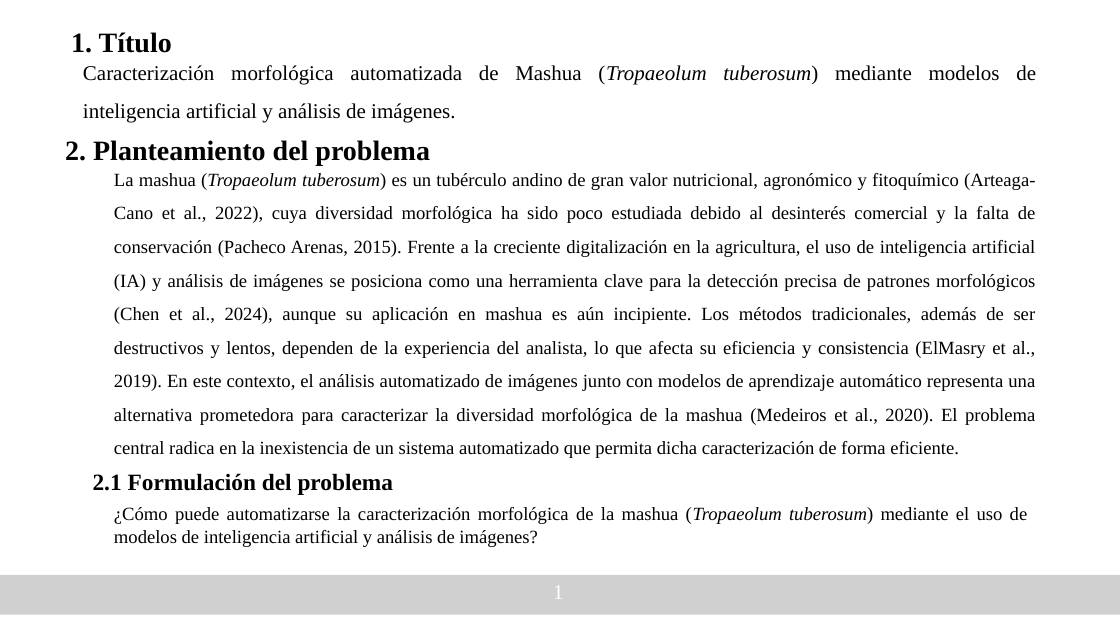
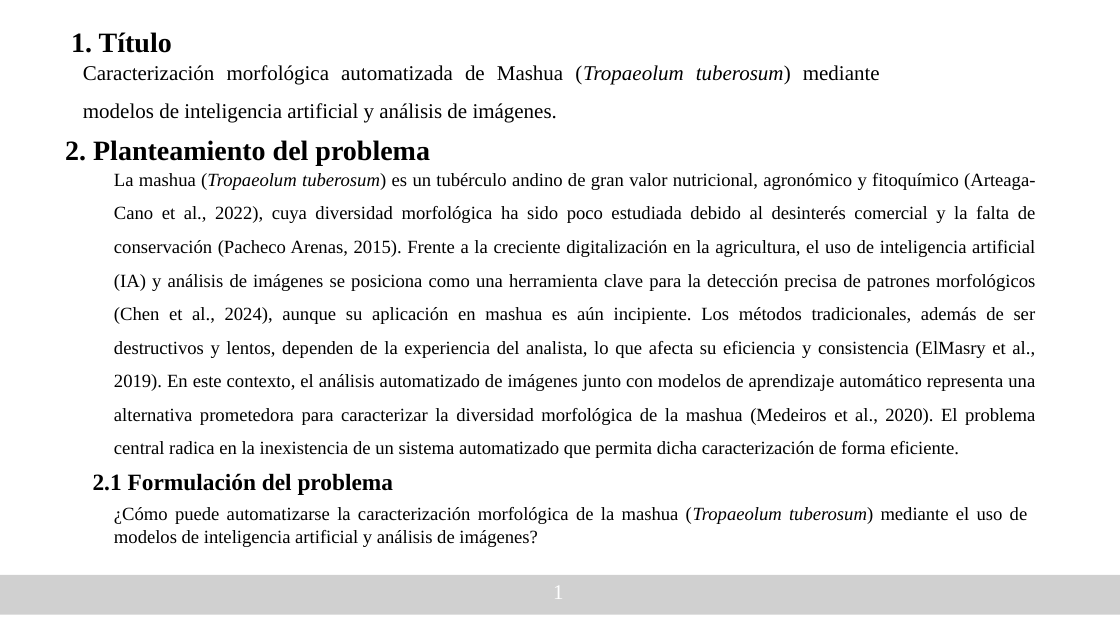
Before and after one commit to Yoel7576/Tesis, a slide deck: slide 2 of File/Tesis_pheno_mashua.pptx. Drawn at 1120x630 pixels with LibreOffice and Linux fonts; fonts in the diff are those of the drawing; grey boxes stand for pictures. Boxes give left, top, right and bottom in pixels: in the first picture for what was removed or moved away, otherwise in the second. Text is boxed around its words. In the diff, an @@ line names an element or a change of style, - is before the commit and + after.

```diff
--- a/File/Tesis_pheno_mashua.pptx
+++ b/File/Tesis_pheno_mashua.pptx
@@ text "Caracterización morfológica automatizada de Mashua ..." rewrapped from bbox=[83, 65, 1036, 123] to bbox=[83, 65, 880, 123] @@
```
Also in this commit, not shown: 1 other slide changed, 1 slide added, 1 other file.
